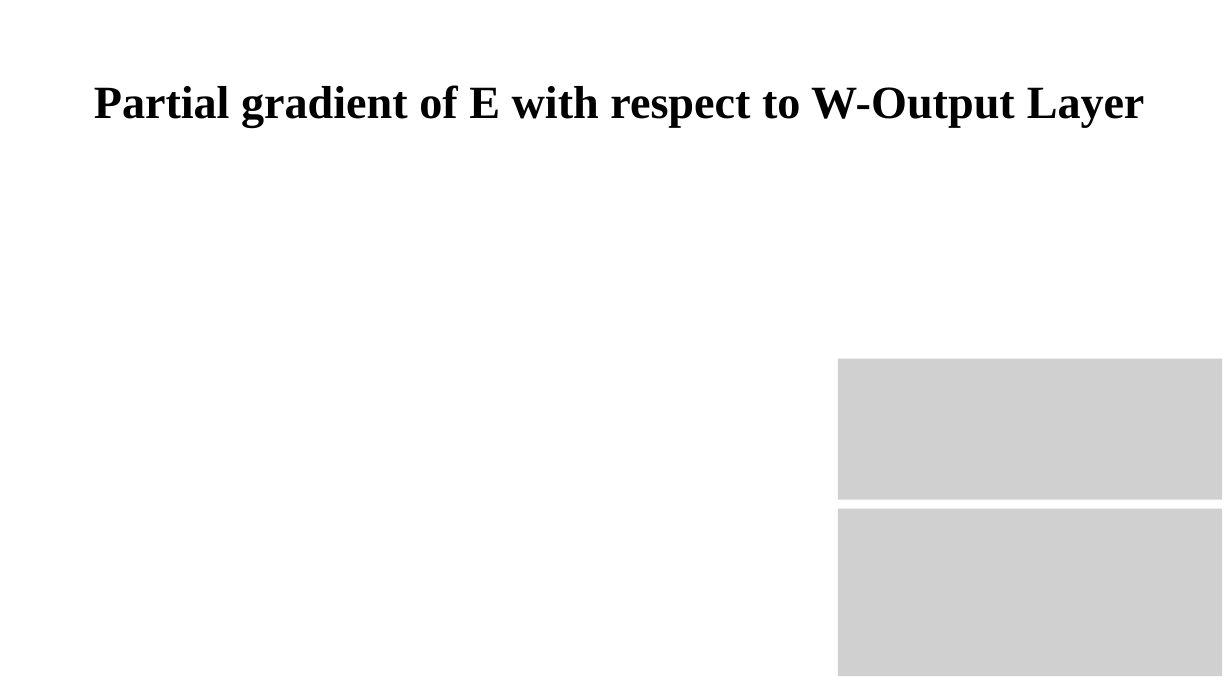
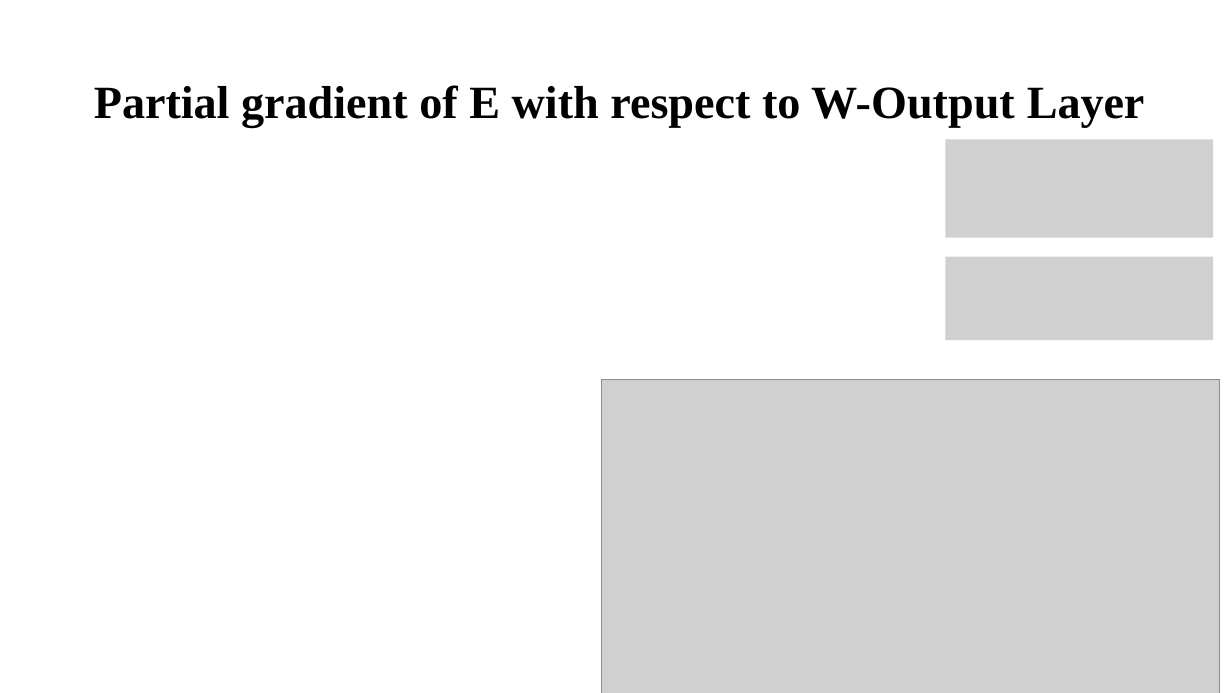
Before and after one commit to RyanLHU/CISC7201, a slide deck: slide 25 of slides/slide07c Neural network (exercise).pptx. Drawn at 1232x693 pixels with LibreOffice and Linux fonts; fonts in the diff are those of the drawing; grey boxes stand for pictures. Boxes give left, top, right and bottom in pixels: in the first picture for what was removed or moved away, otherwise in the second. Text is boxed around its words. In the diff, an @@ line names an element or a change of style, - is before the commit and + after.

```diff
--- a/slides/slide07c Neural network (exercise).pptx
+++ b/slides/slide07c Neural network (exercise).pptx
@@ picture added at <box>945,140,1214,238</box> @@
@@ picture added at <box>945,257,1214,340</box> @@
@@ picture removed at <box>838,359,1223,500</box> @@
@@ picture added at <box>602,380,1220,693</box> @@
@@ picture removed at <box>838,509,1223,677</box> @@
```
Also in this commit, not shown: 3 other slides changed, 2 slides added, 16 other files.
